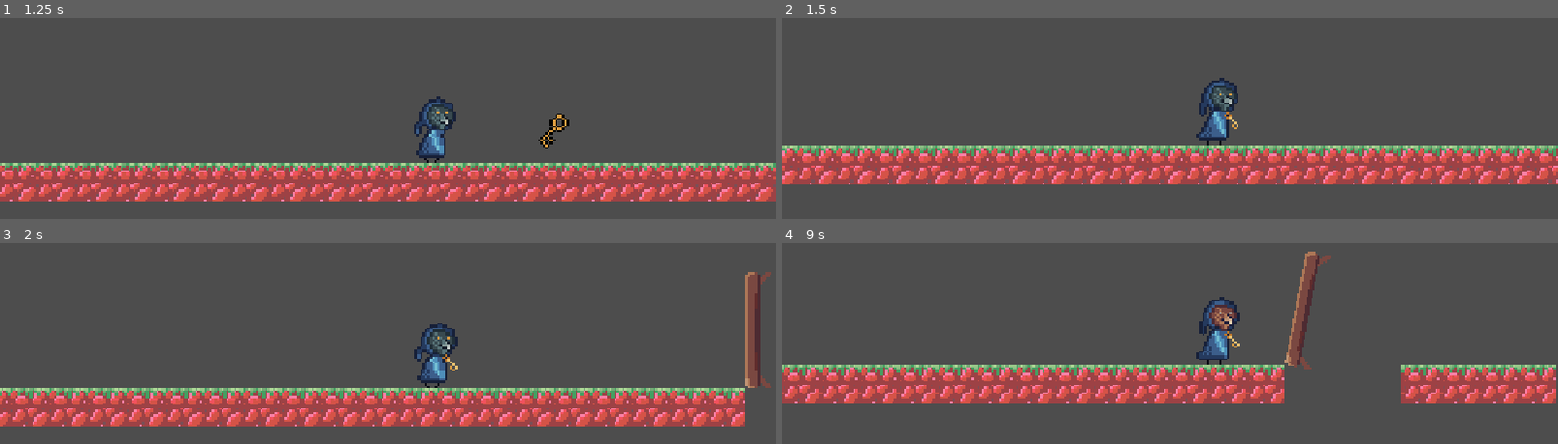
Above: before the commit, frames 1-4 (two rows, left to right).
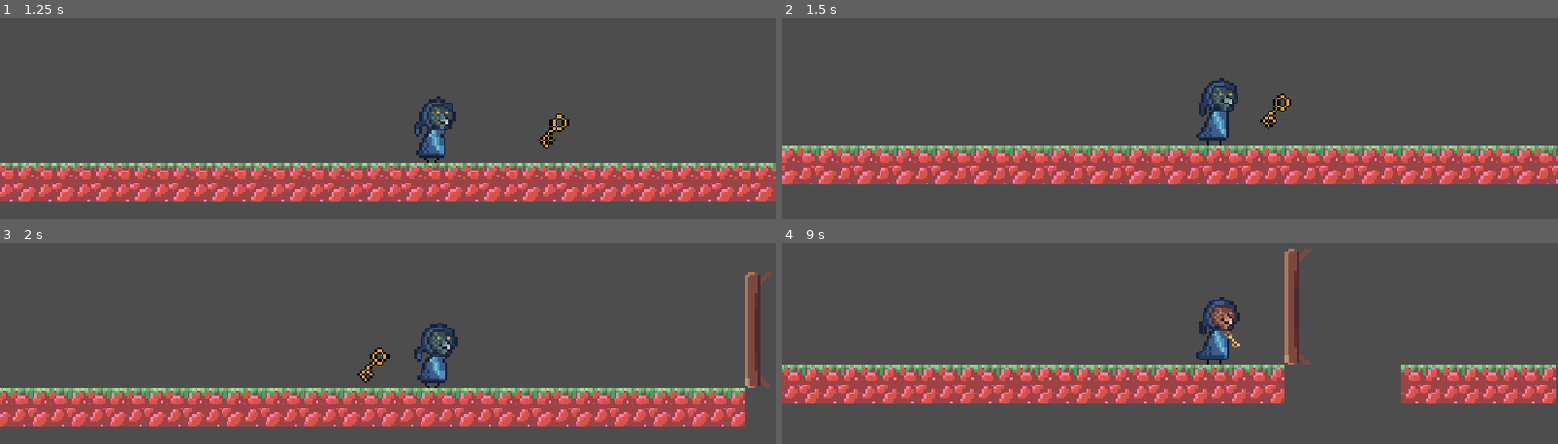
Above: after the commit, the same moments.

Repository: Viikuu/MaskGame
Game: Godot game, scene res://test_scenes/gelo_test.tscn
Two runs of this game, one before a commit and one after it. Both use one fixed random seed, a clock stepped at 60 frames per second and the inputs below. This scene is started directly instead of the project's main scene. The engine's default icon, where the game draws it, is replaced by a stand-in: a white triangle on a blue panel in a dark square.
Inputs:
- Up to frame 1 (1.25 s): tap Enter (interact) at 0.5, 0.6 s; hold Right (move_right) from 0.53 s (still down); tap Space (jump) at 0.77 s
- Up to frame 2 (1.5 s): keep holding Right (move_right); tap Enter (interact) at 1.35 s
- Up to frame 3 (2 s): keep holding Right (move_right); tap Space (jump) at 1.52 s
- Up to frame 4 (9 s): release Right (move_right) at 2.03 s; hold Left (move_left) 2.03-2.78 s; tap M (mask_future) at 2.1, 5.85 s; tap Enter (interact) at 2.3, 3.05, 3.8, 4.35, 5.1, 6.05, 6.8, 7.55, 8.1, 8.85 s; hold Right (move_right) 2.78-4.28 s; tap N (mask_now) at 2.85, 6.6 s; tap Space (jump) at 3.02, 3.77, 4.52, 6.02, 6.77, 7.52 s; tap B (mask_past) at 3.6, 7.35 s; hold Left (move_left) 4.28-5.03 s; hold Right (move_right) 5.03-5.78 s; hold Left (move_left) 5.78-7.28 s; hold Right (move_right) from 7.28 s (still down)

Frame 1 is identical in both runs. In frame 2, 0.3% of the frame differs, in the area x 57-66%, y 37-56%; in frame 3, 0.3%; in frame 4, 1.8%, in the area x 64-71%, y 2-63%.

Commit message:
automatic killzone

Diff:
--- a/project.godot
+++ b/project.godot
@@ -92,6 +92,7 @@
 2d_physics/layer_2="Player"
 2d_physics/layer_3="Mask Detection"
 2d_physics/layer_4="Interactions"
+2d_physics/layer_5="Killzone"
 
 [rendering]
 
--- a/scenes/player.tscn
+++ b/scenes/player.tscn
@@ -193,8 +193,35 @@
 height = 32.0
 
 [sub_resource type="CapsuleShape2D" id="CapsuleShape2D_qlg0r"]
-radius = 43.0
-height = 88.0
+radius = 11.800171
+height = 36.08392
+
+[sub_resource type="Animation" id="Animation_oprun"]
+length = 0.001
+tracks/0/type = "value"
+tracks/0/imported = false
+tracks/0/enabled = true
+tracks/0/path = NodePath("Future:position")
+tracks/0/interp = 1
+tracks/0/loop_wrap = true
+tracks/0/keys = {
+"times": PackedFloat32Array(0),
+"transitions": PackedFloat32Array(1),
+"update": 0,
+"values": [Vector2(0, 0)]
+}
+tracks/1/type = "value"
+tracks/1/imported = false
+tracks/1/enabled = true
+tracks/1/path = NodePath("Future:rotation")
+tracks/1/interp = 1
+tracks/1/loop_wrap = true
+tracks/1/keys = {
+"times": PackedFloat32Array(0),
+"transitions": PackedFloat32Array(1),
+"update": 0,
+"values": [0.0]
+}
 
 [sub_resource type="Animation" id="Animation_f1ej7"]
 resource_name = "death"
@@ -223,33 +250,6 @@
 "values": [0.0, 1.1913568]
 }
 
-[sub_resource type="Animation" id="Animation_oprun"]
-length = 0.001
-tracks/0/type = "value"
-tracks/0/imported = false
-tracks/0/enabled = true
-tracks/0/path = NodePath("Future:position")
-tracks/0/interp = 1
-tracks/0/loop_wrap = true
-tracks/0/keys = {
-"times": PackedFloat32Array(0),
-"transitions": PackedFloat32Array(1),
-"update": 0,
-"values": [Vector2(0, 0)]
-}
-tracks/1/type = "value"
-tracks/1/imported = false
-tracks/1/enabled = true
-tracks/1/path = NodePath("Future:rotation")
-tracks/1/interp = 1
-tracks/1/loop_wrap = true
-tracks/1/keys = {
-"times": PackedFloat32Array(0),
-"transitions": PackedFloat32Array(1),
-"update": 0,
-"values": [0.0]
-}
-
 [sub_resource type="AnimationLibrary" id="AnimationLibrary_a8ls1"]
 _data = {
 &"RESET": SubResource("Animation_oprun"),
@@ -285,6 +285,14 @@
 rotation = 1.5707964
 shape = SubResource("CapsuleShape2D_qlg0r")
 
+[node name="KillzoneDetector" type="Area2D" parent="."]
+scale = Vector2(0.8474453, 0.8868216)
+collision_layer = 0
+collision_mask = 16
+
+[node name="CollisionShape2D" type="CollisionShape2D" parent="KillzoneDetector"]
+shape = SubResource("CapsuleShape2D_qlg0r")
+
 [node name="MaskEffectBubble" parent="." instance=ExtResource("5_qlg0r")]
 visible = false
 scale = Vector2(4, 4.1223006)
@@ -303,4 +311,10 @@
 [connection signal="area_exited" from="InteractionZone" to="." method="_on_interaction_zone_area_exited"]
 [connection signal="body_entered" from="InteractionZone" to="." method="_on_interaction_zone_body_entered"]
 [connection signal="body_exited" from="InteractionZone" to="." method="_on_interaction_zone_body_exited"]
+[connection signal="area_entered" from="KillzoneDetector" to="." method="_on_killzone_detector_area_entered"]
+[connection signal="area_entered" from="KillzoneDetector" to="." method="_on_interaction_zone_area_entered"]
+[connection signal="area_exited" from="KillzoneDetector" to="." method="_on_interaction_zone_area_exited"]
+[connection signal="body_entered" from="KillzoneDetector" to="." method="_on_killzone_detector_body_entered"]
+[connection signal="body_entered" from="KillzoneDetector" to="." method="_on_interaction_zone_body_entered"]
+[connection signal="body_exited" from="KillzoneDetector" to="." method="_on_interaction_zone_body_exited"]
 [connection signal="timeout" from="DeathTimer" to="." method="_on_death_timer_timeout"]
--- a/scripts/player.gd
+++ b/scripts/player.gd
@@ -125,3 +125,8 @@
 	death_animation_player.play("RESET")
 	print("game over, player died")
 	CheckpointManager.return_to_last_checkout(self)
+
+
+# Killzone interactions
+func _on_killzone_detector_body_entered(body: Node2D) -> void:\
+	die()
Not shown: 1 places in scenes/player.tscn that only renumber resources
